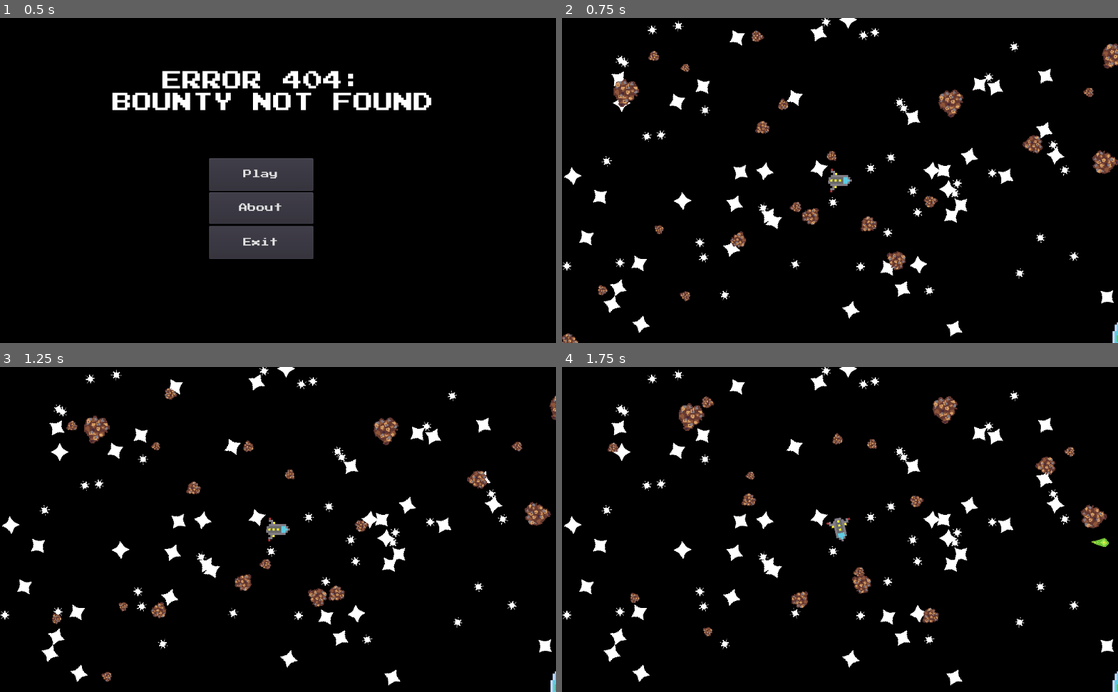
Above: before the commit, frames 1-4 (two rows, left to right).
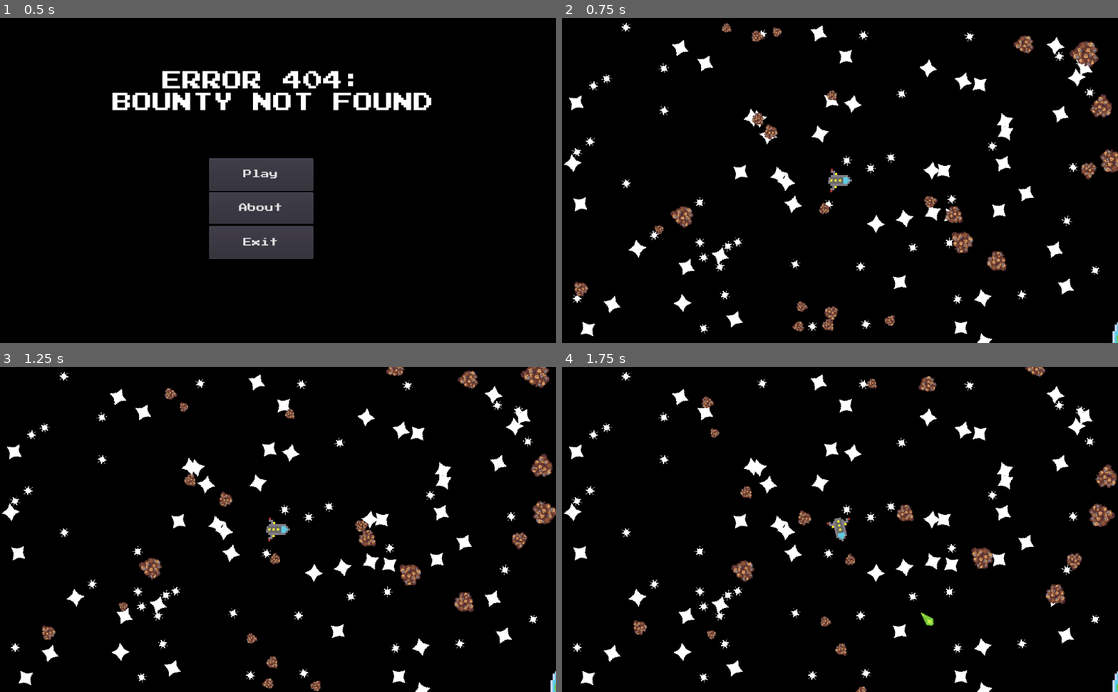
Above: after the commit, the same moments.

Repository: TechRunner2/404-Bounty-Not-Found
Game: Godot game, scene res://Scenes/Main Menu.tscn
Same seed, same stepped clock (60 frames per second), same inputs: the game is played once before the commit and once after it.
Inputs:
- Up to frame 1 (0.5 s): no input
- Up to frame 2 (0.75 s): click "Play" at 0.5 s
- Up to frame 3 (1.25 s): no input
- Up to frame 4 (1.75 s): hold D (player_right) from 1.28 s (still down); hold Space (primary_fire) from 1.28 s (still down)

Frame 1 is identical in both runs. In frame 2, 10% of the frame differs, in the area x 0-100%, y 0-100%; in frame 3, 11%; in frame 4, 10%.

Commit message:
Attempted To rewrite the Generation and failed
Not really sure what I'm doing wrong

Diff:
--- a/Assets/Scripts/Game.gd
+++ b/Assets/Scripts/Game.gd
@@ -7,15 +7,15 @@
 var menu_open = false
 
 #Quad locations
-var top_left = Vector2(-quad_dimension.x, -quad_dimension.y) * 2
-var top_center = Vector2(0, -quad_dimension.y) * 2
-var top_right = Vector2(quad_dimension.x, -quad_dimension.y) *2
-var center_left = Vector2(-quad_dimension.x, 0) *2
+var top_left = Vector2(-quad_dimension.x, -quad_dimension.y)
+var top_center = Vector2(0, -quad_dimension.y)
+var top_right = Vector2(quad_dimension.x, -quad_dimension.y)
+var center_left = Vector2(-quad_dimension.x, 0)
 var center = Vector2(0,0)
-var center_right = Vector2(0, quad_dimension.y) *2
-var bottom_left = Vector2(-quad_dimension.x, quad_dimension.y) * 2
-var bottom_center = Vector2(0, quad_dimension.y) * 2
-var bottom_right = Vector2(quad_dimension.x, quad_dimension.y) * 2
+var center_right = Vector2(0, quad_dimension.y)
+var bottom_left = Vector2(-quad_dimension.x, quad_dimension.y)
+var bottom_center = Vector2(0, quad_dimension.y)
+var bottom_right = Vector2(quad_dimension.x, quad_dimension.y)
 
 func _ready():
 	current_pos = Vector2(0,0)
@@ -34,56 +34,75 @@
 	pass
 
 func generate_up():
-	var left = Vector2(current_pos.x - quad_dimension.x, current_pos.y - quad_dimension.y)
-	var center = Vector2(current_pos.x, current_pos.y - quad_dimension.y)
-	var right = Vector2(current_pos.x + quad_dimension.x, current_pos.y - quad_dimension.y)
-	generate_quadrant(left)
-	generate_quadrant(center)
-	generate_quadrant(right)
-	current_pos = center
+	current_pos += top_center
+	var left = current_pos + top_left
+	var center = current_pos + top_center
+	var right = current_pos + top_right
+	if not left in prev_locations:
+		generate_quadrant(left)
+		prev_locations.append(left)
+	if not center in prev_locations:
+		generate_quadrant(center)
+		prev_locations.append(center)
+	if not right in prev_locations:
+		generate_quadrant(right)
+		prev_locations.append(right)
 	pass
 
 func generate_down():
-	var left = Vector2(current_pos.x - quad_dimension.x, current_pos.y + quad_dimension.y)
-	var center = Vector2(current_pos.x, current_pos.y + quad_dimension.y)
-	var right = Vector2(current_pos.x + quad_dimension.x, current_pos.y + quad_dimension.y)
-	generate_quadrant(left)
-	generate_quadrant(center)
-	generate_quadrant(right)
-	current_pos = center
+	current_pos += bottom_center
+	var left = current_pos + bottom_left
+	var center = current_pos + bottom_center
+	var right = current_pos + bottom_right
+	if not left in prev_locations:
+		generate_quadrant(left)
+		prev_locations.append(left)
+	if not center in prev_locations:
+		generate_quadrant(center)
+		prev_locations.append(center)
+	if not right in prev_locations:
+		generate_quadrant(right)
+		prev_locations.append(right)
 	pass
 
 func generate_left():
-	var new_x = current_pos.x - (quad_dimension.x * 2)
-	var top = Vector2(current_pos.x - quad_dimension.x, current_pos.y - quad_dimension.y)
-	var left = Vector2(current_pos.x - quad_dimension.x, current_pos.y)
-	var bottom = Vector2(current_pos.x - quad_dimension.x, current_pos.y + quad_dimension.y)
-	generate_quadrant(top)
-	generate_quadrant(left)
-	generate_quadrant(bottom)
-	current_pos = left
+	current_pos += center_left
+	var top = current_pos + top_left
+	var left = current_pos + center_left
+	var bottom = current_pos + bottom_left
+	if not top in prev_locations:
+		generate_quadrant(top)
+		prev_locations.append(top)
+	if not left in prev_locations:
+		generate_quadrant(left)
+		prev_locations.append(top)
+	if not bottom in prev_locations:
+		generate_quadrant(bottom)
+		prev_locations.append(bottom)
 	pass
 
 func generate_right():
-	var new_x = current_pos.x + (quad_dimension.x * 2)
-	var top = Vector2(new_x, current_pos.y - quad_dimension.y)
-	var right = Vector2(new_x, current_pos.y)
-	var bottom = Vector2(new_x, current_pos.y + quad_dimension.y)
-	generate_quadrant(top)
-	generate_quadrant(right)
-	generate_quadrant(bottom)
-	current_pos = right
+	current_pos += center_right
+	var top = current_pos + top_right
+	var right = current_pos + center_right
+	var bottom = current_pos + bottom_right
+	if not top in prev_locations:
+		generate_quadrant(top)
+		prev_locations.append(top)
+	if not right in prev_locations:
+		generate_quadrant(right)
+		prev_locations.append(right)
+	if not bottom in prev_locations:
+		generate_quadrant(bottom)
+		prev_locations.append(bottom)
 	pass
 
 func generate_quadrant(pos):
-	if not pos in prev_locations:
-		#Generate Stars
-		$Stars.generate(pos, quad_dimension)
-		#Generate Asteroids
-		$Asteroids.generate(pos, quad_dimension)
-		#Generate Planets
-		#Add position to previous generation locations
-		prev_locations.append(pos)
+	#Generate Stars
+	$Stars.generate(pos, quad_dimension)
+	#Generate Asteroids
+	$Asteroids.generate(pos, quad_dimension)
+	#Generate Planets
 
 func _process(delta):
 	if Input.is_action_just_pressed("ui_cancel"):
@@ -92,16 +111,19 @@
 
 	var pos = $Player.position
 	#Player Exits Current Quadrant to right
-	#if pos.x >= current_pos.x + quad_dimension.x:
-		#generate_right()
-	#Player Exits quad to left
-	#if pos.x <= current_pos.x - quad_dimension.x:
-		#generate_left()
+	if pos.x >= current_pos.x + (quad_dimension.x/2):
+		print("Gen Right")
+		generate_right()
+	else:
+		if pos.x <= current_pos.x - (quad_dimension.x/2):
+			print("Gen Left")
+			generate_left()
+	if pos.y >= current_pos.y + (quad_dimension.y/2):
+		print("Gen Down")
+		generate_down()
+	else:
+		if pos.y <= current_pos.y - (quad_dimension.y/2):
+			print("Gen Up")
+			generate_up()
 
-	#Player Exits quad to up
-	#if pos.y >= current_pos.y - quad_dimension.y:
-		#generate_up()
-	#Player Exits to bottom
-	#if pos.y <= current_pos.y + quad_dimension.y:
-		#generate_down()
 	pass
